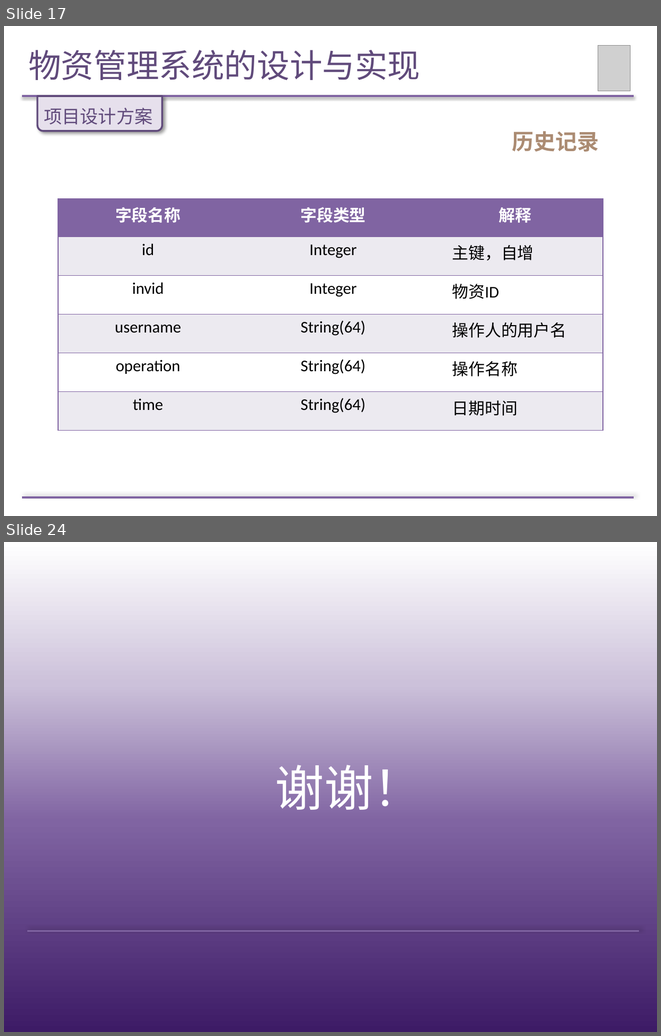
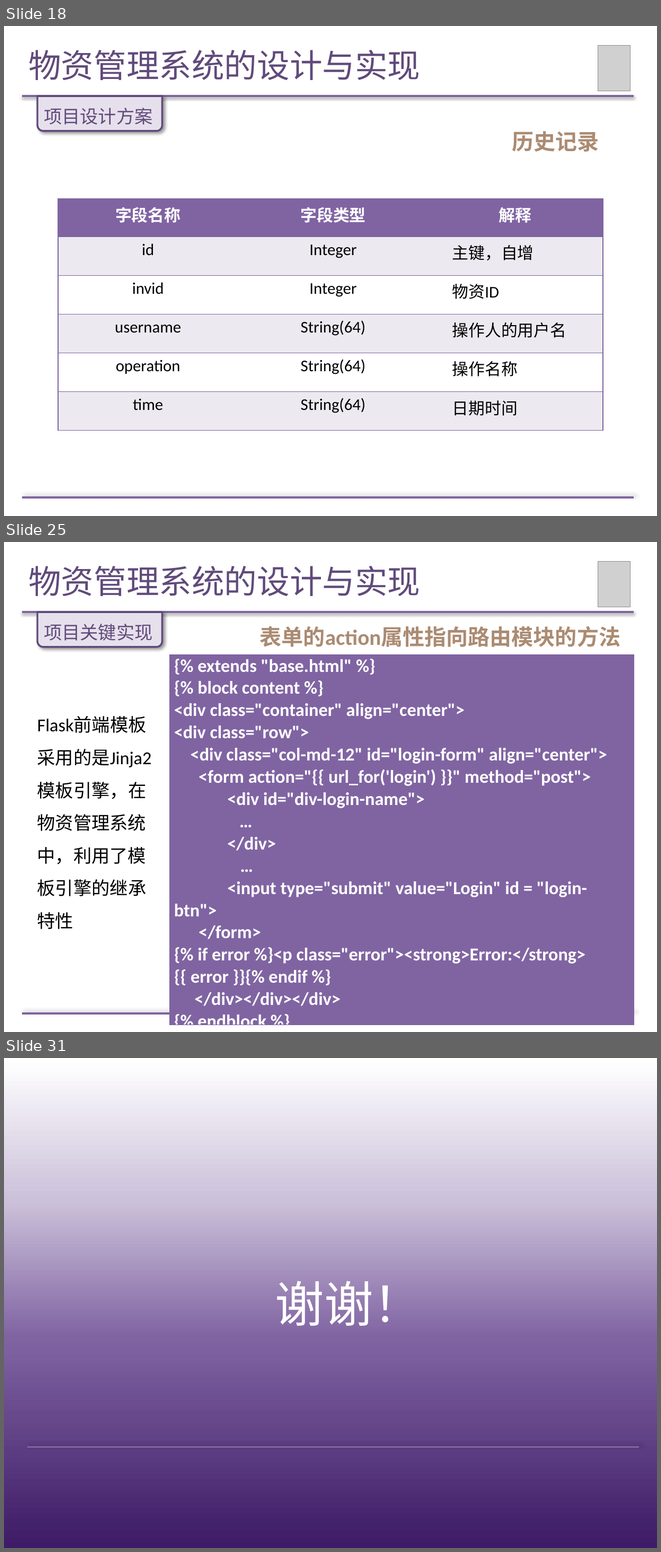
Before and after one commit to Wendy-Wu/LM-paper, a slide deck: 论文答辩PPT.pptx. Shown one above the other, each under a label of ours: slides 17 and 24 before the commit, slides 18, 25 and 31 after it; the slides between them are not shown. The pictures are 661x1036 and 661x1552 pixels, drawn with LibreOffice and Linux fonts; fonts in the diff are those of the drawing; grey boxes stand for pictures. Boxes give left, top, right and bottom in pixels: in the first picture for what was removed or moved away, otherwise in the second. Text is boxed around its words. In the diff, an @@ line names an element or a change of style, - is before the commit and + after.

```diff
--- a/论文答辩PPT.pptx
+++ b/论文答辩PPT.pptx
@@ slide 25 added at [4, 542, 657, 1032], background #FFFFFF @@
@@ title added at [28, 566, 420, 596], 36 pt, text #604A7B @@
+物资管理系统的设计与实现
@@ picture added at [598, 562, 630, 607] @@
@@ line added from (22, 612) to (634, 612), #8064A2 2 pt @@
@@ round same rect added at [37, 612, 162, 646], fill #E6E0EC, outline #604A7B 2 pt @@
@@ text added at [44, 624, 153, 641], 20 pt, text #604A7B @@
+项目关键实现
@@ text added at [260, 626, 621, 647], 24 pt, text #AB8B72, bold @@
+表单的action属性指向路由模块的方法
@@ table added at [170, 654, 634, 1027], 1 rows, 1 columns @@
+{% extends "base.html" %} / {% block content %} / <div class="container" align="center"> / <div class="row"> / <div class="col-md-12" id="login-form" align="center"> / <form action="{{ url_for('login') }}" method="post"> / <div id="div-login-name"> / … / </div> / … / <input type="submit" value="Login" id = "login-btn"> / </form> / {% if error %}<p class="error"><strong>Error:</strong> {{ error }}{% endif %} / </div></div></div> / {% endblock %}
@@ text added at [37, 782, 147, 929], 20 pt, text #000000 @@
+Flask前端模板采用的是Jinja2模板引擎，在物资管理系统中，利用了模板引擎的继承特性
@@ line added from (22, 1013) to (634, 1013), #8064A2 2 pt @@
@@ what was slide 17 is now slide 18 @@
@@ what was slide 24 is now slide 31 @@
```
Also in this commit, not shown: 9 slides changed, 6 other slides added.
